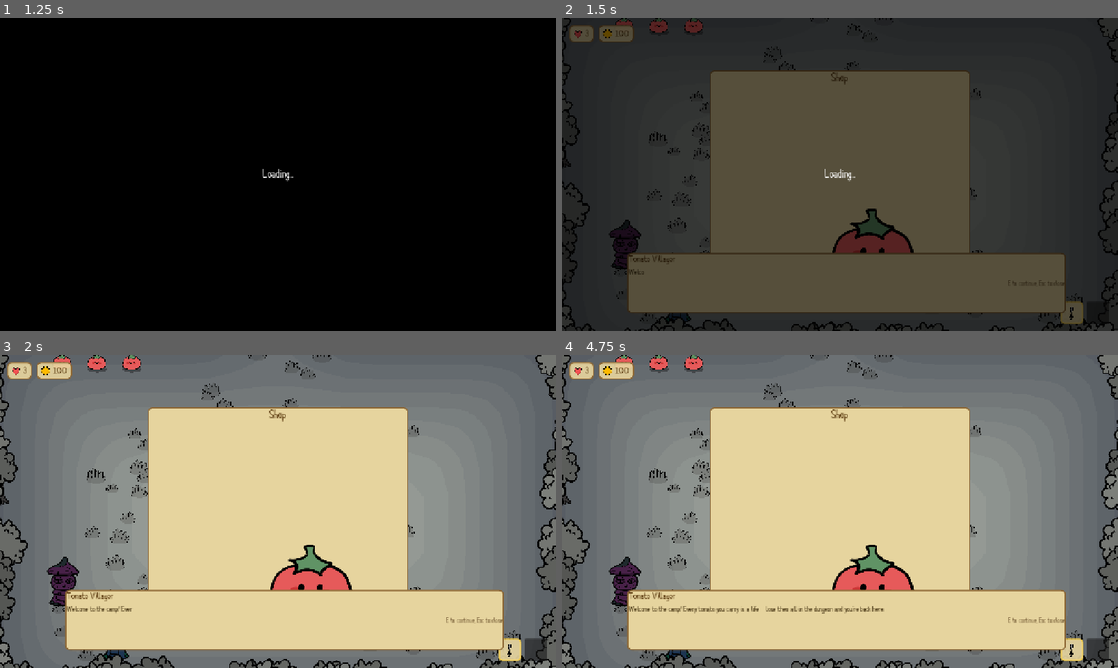
Above: before the commit, frames 1-4 (two rows, left to right).
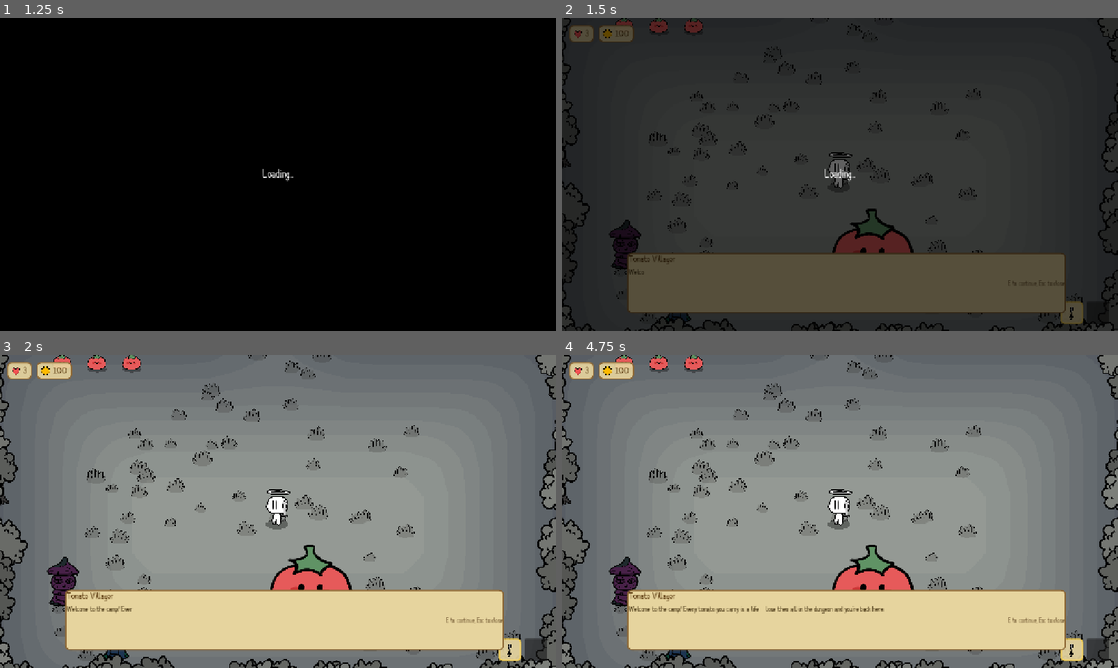
Above: after the commit, the same moments.

Repository: Saitamadupauvre/brotatomato
Game: Godot game, scene res://scenes/ui/main_menu.tscn
Same seed, same stepped clock (60 frames per second), same inputs: the game is played once before the commit and once after it. Sound files missing from this copy of the repository are replaced by a short silence.
Inputs (mouse positions are in pixels of both pictures, inside the frame that each line leads up to):
- Up to frame 1 (1.25 s): click "Play" at 0.5 s
- Up to frame 2 (1.5 s): click "Play" at 1.25 s
- Up to frame 3 (2 s): no input
- Up to frame 4 (4.75 s): tap Enter (ui_accept) at 2, 2.27, 2.57, 3.5 s; move the mouse to (962, 495) at 2.02 s; press the mouse at (962, 495) at 2.03 s; hold D (move_right) 2.03-2.75 s; release the mouse at (962, 495) at 2.75 s; drag from (728, 527) to (678, 633) at 2.77 s; move the mouse to (895, 442) at 3.52 s; hold D (move_right) 3.53-4.25 s; hold E (interact) 3.53-4.25 s; drag from (812, 574) to (623, 580) at 4.27 s

Frame 1 is identical in both runs. In frame 2, 26% of the frame differs, in the area x 26-74%, y 16-76%; in frame 3, 26%; in frame 4, 26%.
Error before the commit: Parse Error: Could not resolve class "PlotPlacementController", because of a parser error. (res://scenes/ui/shop_menu.gd:15)

Commit message:
fix(camp): remove dangling stub breaking PlotPlacementController parse

Diff:
--- a/scripts/entities/plot_placement_controller.gd
+++ b/scripts/entities/plot_placement_controller.gd
@@ -84,7 +84,6 @@
 		TutorialManager.trigger("plot_placement", PLOT_PLACEMENT_DIALOGUE)
 
 
-func _try_start_placing() -> void:
 ## Public: also called by the Shop's Plot card, not just the place_plot key.
 func start_placing() -> void:
 	if GameState.get_item_count("gold") < GOLD_COST:
